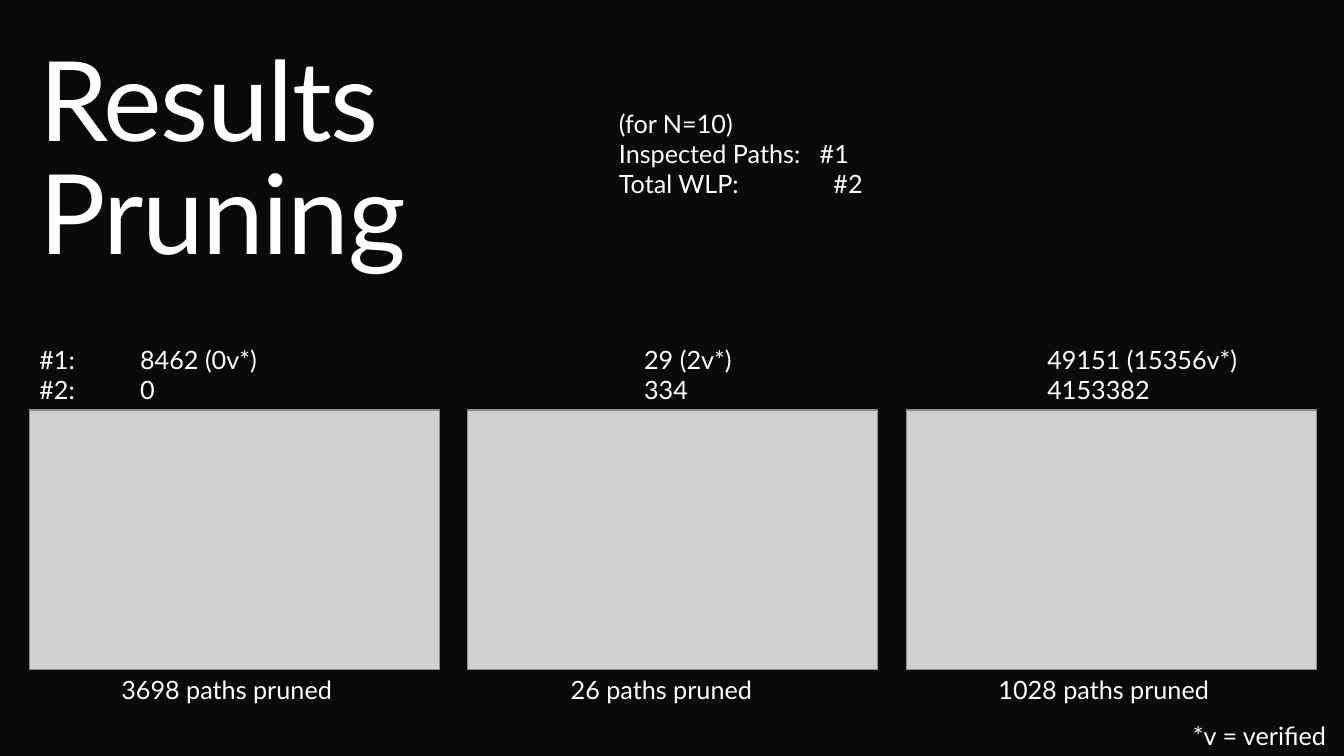
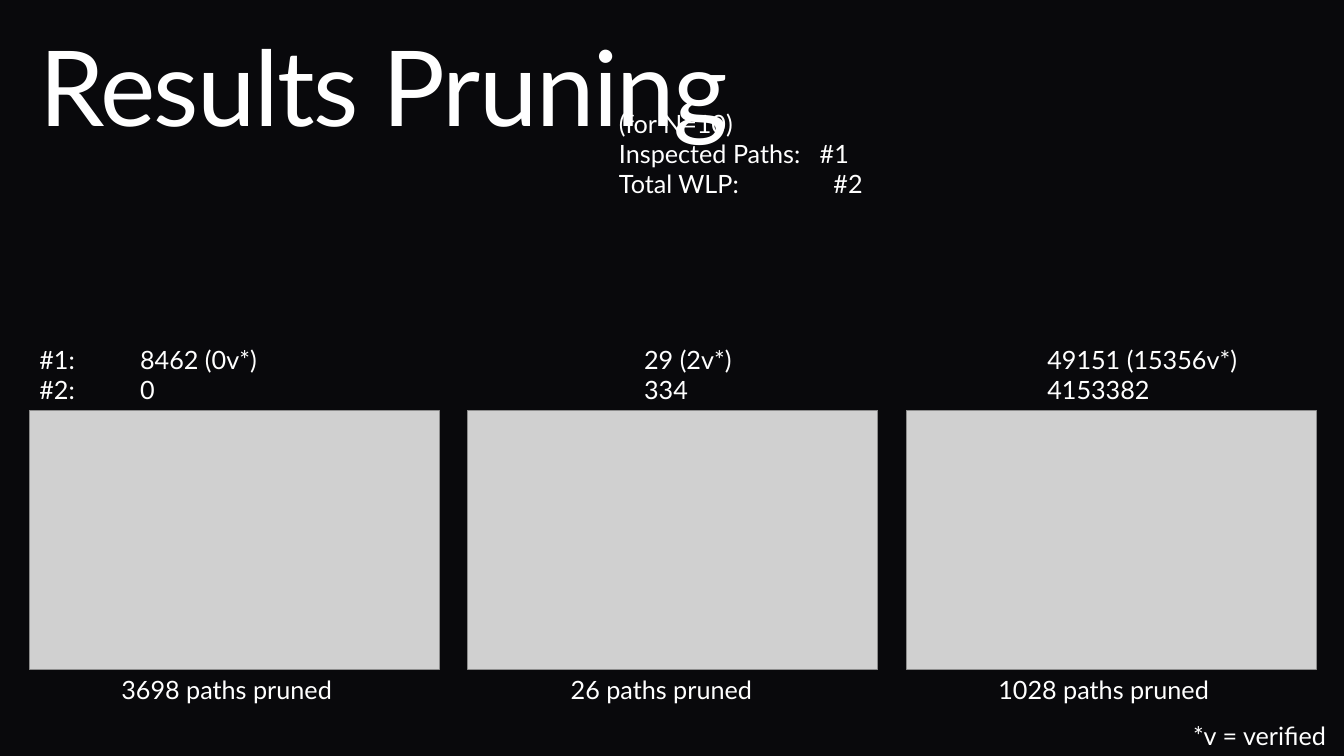
Before and after one commit to JariKanarie/gclparser-master_PSAV, a slide deck: slide 4 of docs/End_Presentation.pptx. Drawn at 1344x756 pixels with LibreOffice and Linux fonts; fonts in the diff are those of the drawing; grey boxes stand for pictures; background and template pictures are left out. Boxes give left, top, right and bottom in pixels: in the first picture for what was removed or moved away, otherwise in the second. Text is boxed around its words. In the diff, an @@ line names an element or a change of style, - is before the commit and + after.

```diff
--- a/docs/End_Presentation.pptx
+++ b/docs/End_Presentation.pptx
@@ title "Results Pruning" at <box>39,49,728,145</box>: size 79.2 to 74.8 pt; line spacing 0.85 to 0.75 @@
```
Also in this commit, not shown: 4 other slides changed, 1 slide added, 1 slide removed.
